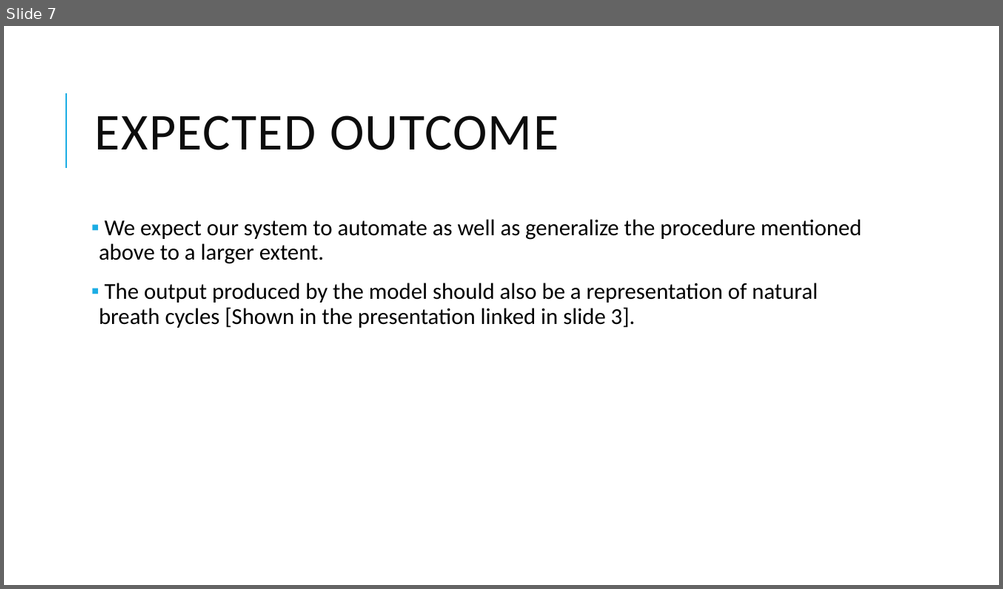
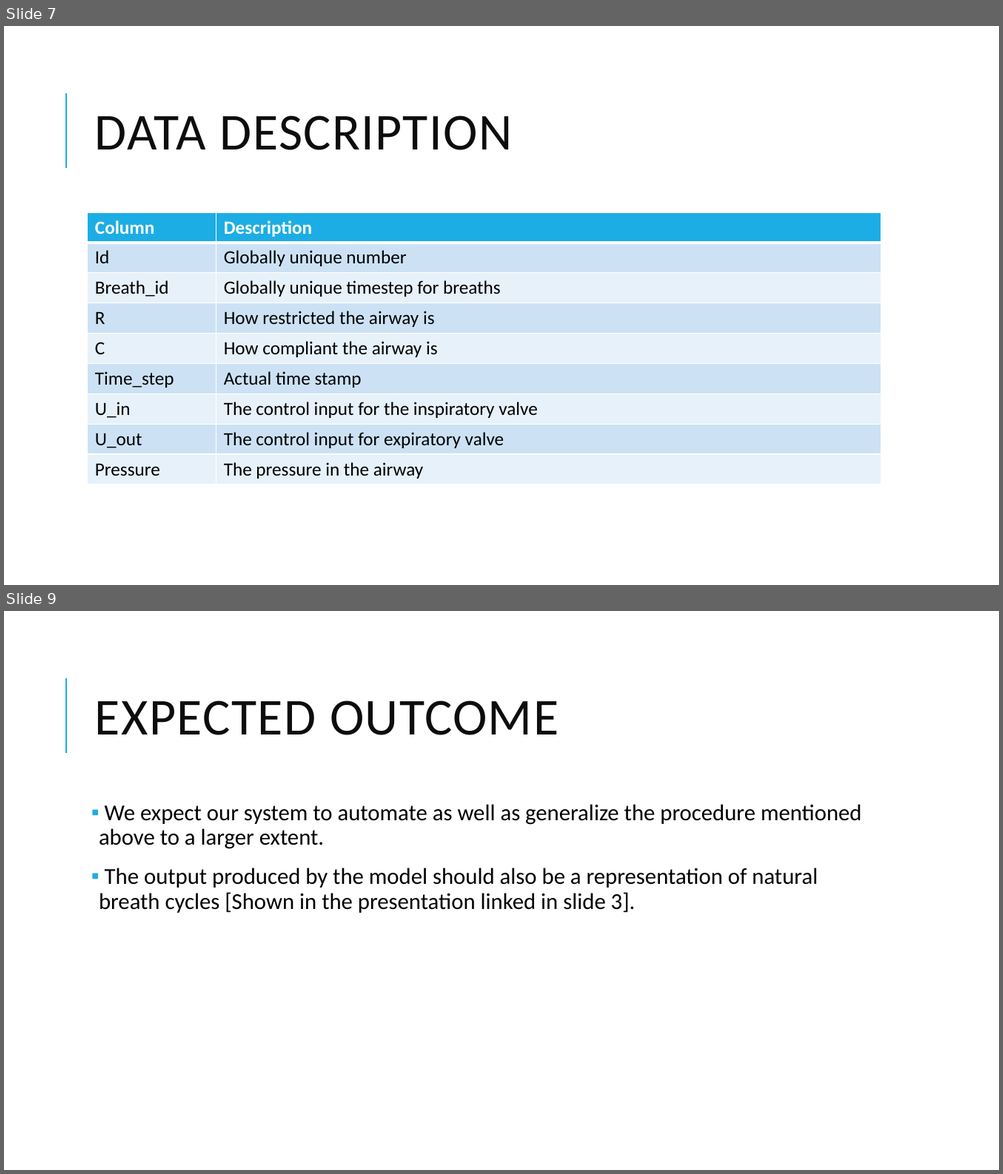
Before and after one commit to hmmmanshu/Ventilator-Pressure-Prediction, a slide deck: Presentation.ppsx. Shown one above the other, each under a label of ours: slide 7 before the commit, slides 7 and 9 after it; the slides between them are not shown. The pictures are 1003x589 and 1003x1174 pixels, drawn with LibreOffice and Linux fonts; fonts in the diff are those of the drawing. Boxes give left, top, right and bottom in pixels: in the first picture for what was removed or moved away, otherwise in the second. Text is boxed around its words. In the diff, an @@ line names an element or a change of style, - is before the commit and + after.

```diff
--- a/Presentation.ppsx
+++ b/Presentation.ppsx
@@ slide 7 added at (x1=4, y1=26, x2=999, y2=585), background #FFFFFF; not listed: 1 template element that a slide beside it also shows @@
@@ title added at (x1=95, y1=116, x2=512, y2=150), 50 pt, text #0D0D0D @@
+DATA DESCRIPTION
@@ table added at (x1=88, y1=212, x2=881, y2=485), 9 rows, 2 columns @@
+Column | Description
+Id | Globally unique number
+Breath_id | Globally unique timestep for breaths
+R | How restricted the airway is
+C | How compliant the airway is
+Time_step | Actual time stamp
+U_in | The control input for the inspiratory valve
+U_out | The control input for expiratory valve
+Pressure | The pressure in the airway
@@ what was slide 7 is now slide 9 @@
```
Also in this commit, not shown: 6 slides changed, 1 other slide added.
